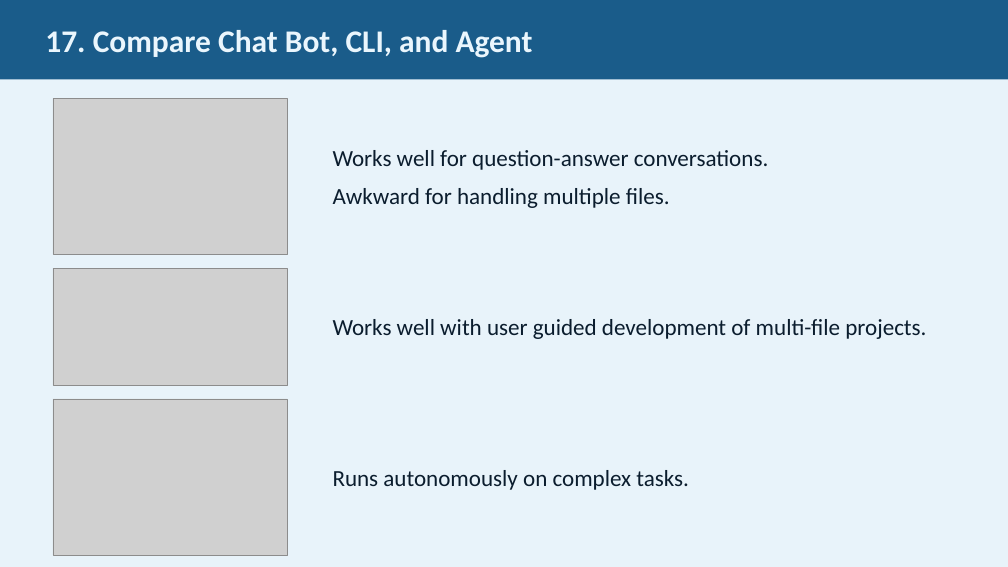
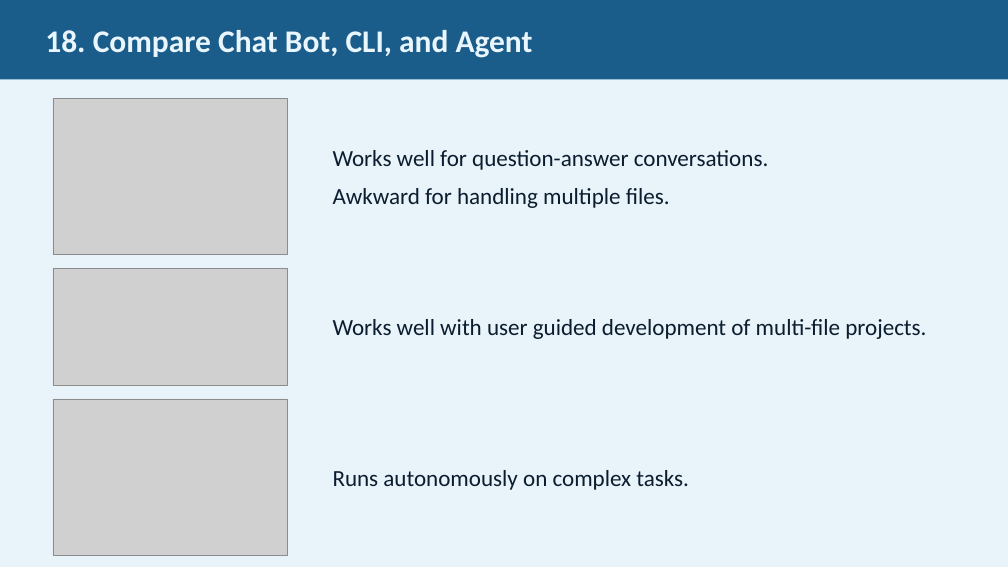
Before and after one commit to JimFawcett/NewSite, a slide deck: slide 18 of AI Presentation 2026/AI_Presentation.pptx (slide 17 before the commit). Drawn at 1008x567 pixels with LibreOffice and Linux fonts; fonts in the diff are those of the drawing; grey boxes stand for pictures. Boxes give left, top, right and bottom in pixels: in the first picture for what was removed or moved away, otherwise in the second. Text is boxed around its words. In the diff, an @@ line names an element or a change of style, - is before the commit and + after.

```diff
--- a/AI Presentation 2026/AI_Presentation.pptx
+++ b/AI Presentation 2026/AI_Presentation.pptx
@@ text in rectangle at [45,30,533,58]: text changed @@
-17. Compare Chat Bot, CLI, and Agent
+18. Compare Chat Bot, CLI, and Agent
```
Also in this commit, not shown: 31 other slides changed, 2 slides added.
